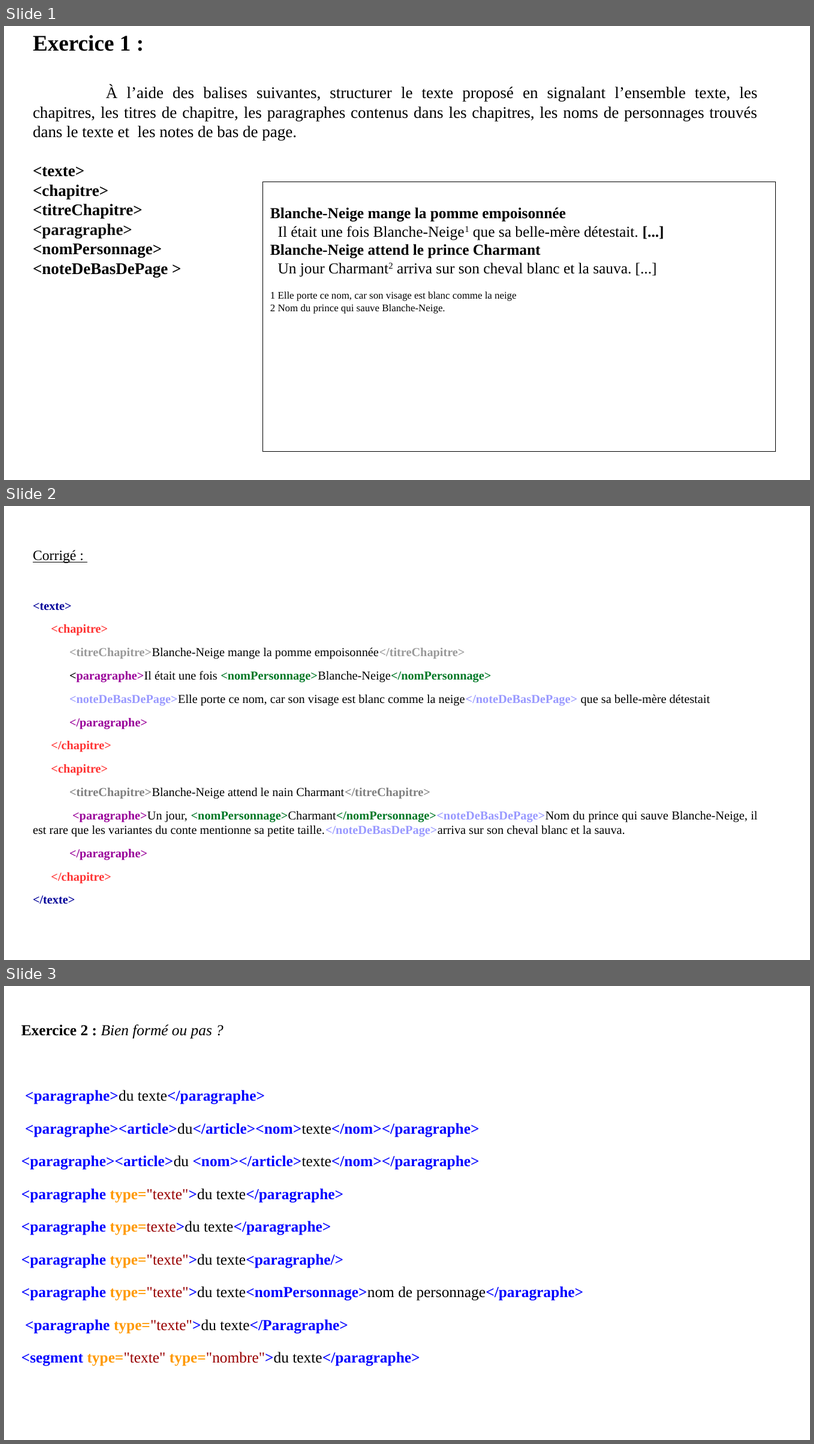
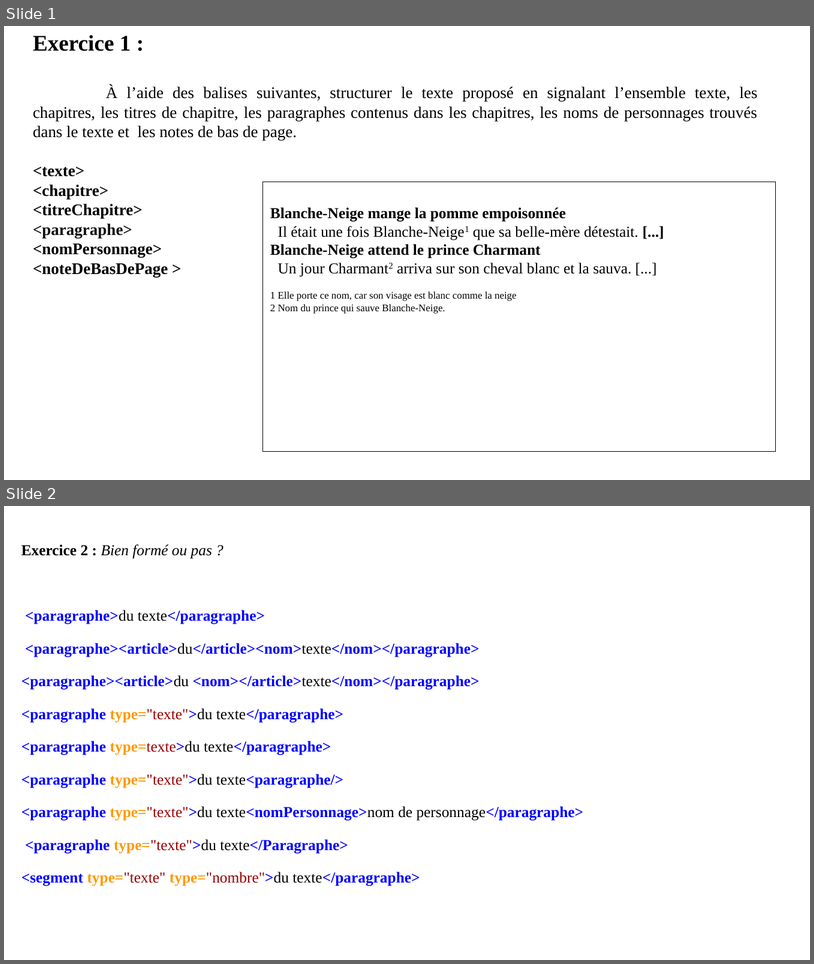
Before and after one commit to ArianePinche/coursTNAH_XML-TEI, a slide deck: seance01/Exercices.odp. Shown one above the other, each under a label of ours: slides 1, 2 and 3 before the commit, slides 1 and 2 after it. The pictures are 814x1444 and 814x964 pixels, drawn with LibreOffice and Linux fonts; fonts in the diff are those of the drawing. Boxes give left, top, right and bottom in pixels: in the first picture for what was removed or moved away, otherwise in the second. Text is boxed around its words. In the diff, an @@ line names an element or a change of style, - is before the commit and + after.

```diff
--- a/seance01/Exercices.odp
+++ b/seance01/Exercices.odp
@@ slide 2 removed at bbox=[4, 506, 810, 960], background #FFFFFF @@
@@ text removed at bbox=[33, 550, 758, 904] @@
-Corrigé :
-<texte>
-<chapitre>
-<titreChapitre>Blanche-Neige mange la pomme empoisonnée</titreChapitre>
-<paragraphe>Il était une fois <nomPersonnage>Blanche-Neige</nomPersonnage>
-<noteDeBasDePage>Elle porte ce nom, car son visage est blanc comme la neige</noteDeBasDePage> que sa belle-mère détestait
-</paragraphe>
-</chapitre>
-<chapitre>
-<titreChapitre>Blanche-Neige attend le nain Charmant</titreChapitre>
-<paragraphe>Un jour, <nomPersonnage>Charmant</nomPersonnage><noteDeBasDePage>Nom du prince qui sauve Blanche-Neige, il est rare que les variantes du conte mentionne sa petite taille.</noteDeBasDePage>arriva sur son cheval blanc et la sauva.
-</paragraphe>
-</chapitre>
-</texte>
@@ what was slide 3 is now slide 2 @@
```
Also in this commit, not shown: 3 other files.
